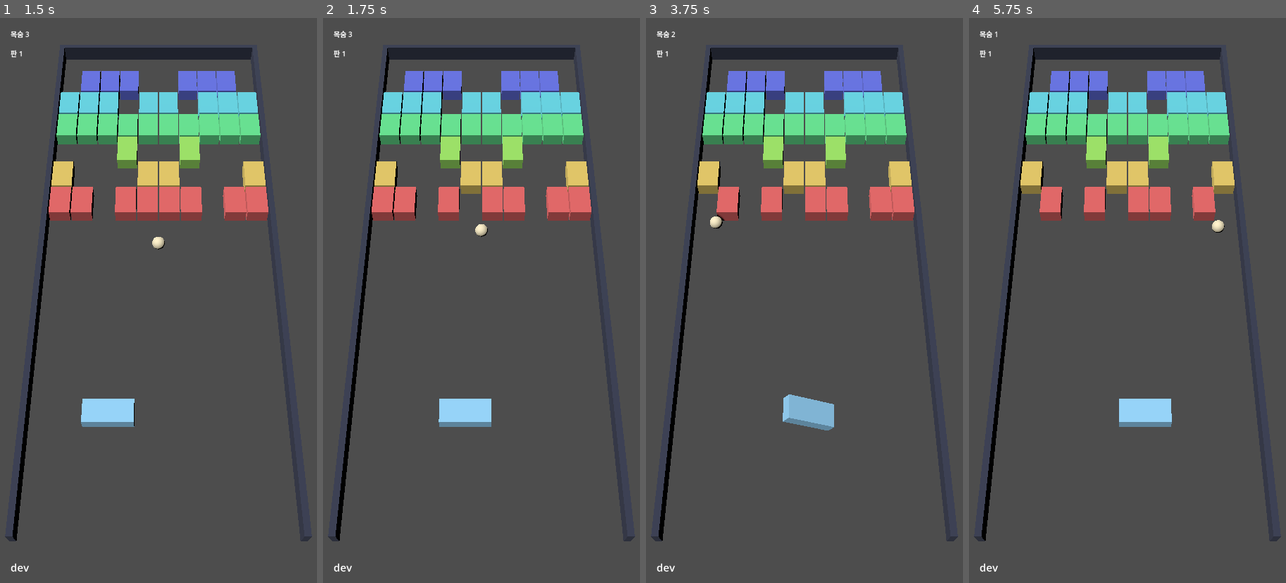
Above: before the commit, frames 1-4 (left to right).
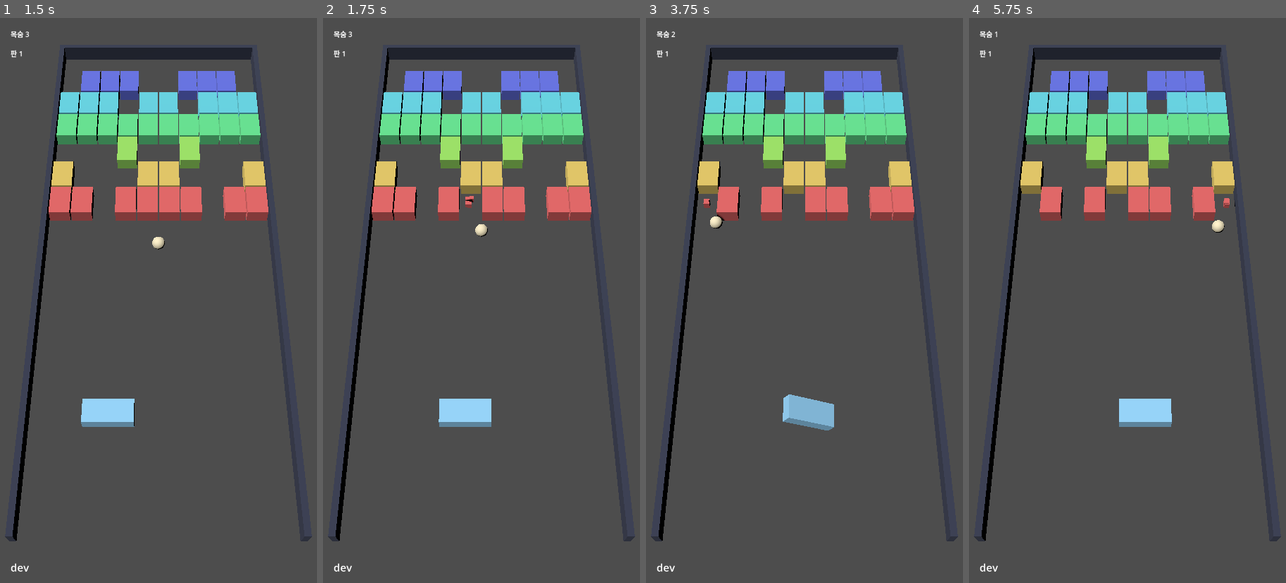
Above: after the commit, the same moments.

Repository: kjw5541a-hash/3DBlockBreaker
Game: Godot game, scene res://scenes/game.tscn
Two runs of this game, one before a commit and one after it. Both use one fixed random seed, a clock stepped at 60 frames per second and the inputs below.
Inputs (mouse positions are in pixels of both pictures, inside the frame that each line leads up to):
- Up to frame 1 (1.5 s): tap Enter at 0.5 s; move the mouse to (228, 272) at 0.52 s; click (228, 272) at 0.67 s; tap Space at 1.25 s; drag from (95, 328) to (142, 413) at 1.27 s
- Up to frame 2 (1.75 s): no input
- Up to frame 3 (3.75 s): tap Enter at 2 s; move the mouse to (836, 176) at 2.02 s; click (836, 176) at 2.17 s; drag from (788, 413) to (709, 215) at 2.77 s; move the mouse to (899, 385) at 3.52 s; click (899, 385) at 3.67 s
- Up to frame 4 (5.75 s): drag from (1032, 215) to (1079, 159) at 4.27 s; move the mouse to (1143, 300) at 5.02 s; click (1143, 300) at 5.17 s

Frame 1 is identical in both runs. In frame 2, less than 0.1% of the frame differs, in the area x 44-48%, y 31-34%; in frame 3, less than 0.1%; in frame 4, less than 0.1%.

Commit message:
feat: 블럭이 깨지면 조각이 흩날리는 연출 추가
패들 파괴 연출과 같은 방식이다. 깨진 블럭의 위치·두께·색을 그대로
물려받은 작은 조각 4개가 흩어지며 사라진다. 실제 블럭 메시는
refresh_bricks() 가 그대로 지운다 — 이건 순전한 장식이다.

Diff:
--- a/scripts/board_view.gd
+++ b/scripts/board_view.gd
@@ -143,6 +143,37 @@
 	m.material_override = mat
 	return m
 
+# 블럭이 깨진 자리를 눈에 보이게 한다. refresh_bricks() 가 이미 실제
+# 블럭 메시를 지운 뒤이므로, 이건 그 자리에 흩뿌리는 순전한 장식이다.
+# 벽돌 종류의 색과 두께를 그대로 물려받아 무엇이 깨졌는지 알아보게 한다.
+func play_brick_break(col: int, row: int, kind: int) -> void:
+	var tree := Engine.get_main_loop() as SceneTree
+	var rect := BrickGrid.cell_rect(col, row)
+	var h := brick_height(kind)
+	var origin := board_to_local(rect.position + rect.size * 0.5, h * 0.5)
+	var color := brick_color(kind, row)
+	for i in 4:
+		var frag := _make_brick_fragment(color, h)
+		frag.position = origin
+		add_child(frag)
+		var dir := Vector3(randf_range(-1.0, 1.0), randf_range(0.3, 1.0),
+			randf_range(-1.0, 1.0)).normalized()
+		var frag_tween := tree.create_tween()
+		frag_tween.set_parallel(true)
+		frag_tween.tween_property(frag, "position", origin + dir * 0.6, _BREAK_DURATION)
+		frag_tween.tween_property(frag, "scale", Vector3.ZERO, _BREAK_DURATION)
+		frag_tween.chain().tween_callback(frag.queue_free)
+
+func _make_brick_fragment(color: Color, brick_h: float) -> MeshInstance3D:
+	var mesh := BoxMesh.new()
+	mesh.size = Vector3(0.16, brick_h * 0.5, 0.16)
+	var m := MeshInstance3D.new()
+	m.mesh = mesh
+	var mat := StandardMaterial3D.new()
+	mat.albedo_color = color
+	m.material_override = mat
+	return m
+
 func sync(field: PlayField) -> void:
 	refresh_bricks(field.grid)
 	_ball.position = board_to_local(field.ball_pos, Tuning.BALL_RADIUS)
--- a/scripts/game.gd
+++ b/scripts/game.gd
@@ -33,6 +33,9 @@
 # 테스트에서도 부를 수 있게 프레임 루프와 분리한다.
 func step_once(delta: float) -> void:
 	var r := field.step(_target, delta)
+	for b in (r["broken"] as Array):
+		var bd := b as Dictionary
+		board.play_brick_break(int(bd["col"]), int(bd["row"]), int(bd["kind"]))
 	board.sync(field)
 	# step() 은 구조적으로 lost 와 cleared 를 한 dict 에 함께 담을 수 있다 — 서브스텝
 	# 루프가 out["lost"] 를 세우고 빠져나와도 remaining() 검사는 그대로 돌기 때문이다.
--- a/tests/test_board_view.gd
+++ b/tests/test_board_view.gd
@@ -10,6 +10,7 @@
 	_test_build_and_remove_bricks()
 	_test_walls_mark_the_boundary()
 	_test_paddle_break_hides_then_restores_the_paddle()
+	_test_brick_break_spawns_fragments()
 	print("test_board_view: OK")
 	quit()
 
@@ -125,3 +126,17 @@
 	respawn_tween.custom_step(BoardView._BREAK_DURATION + 0.01)
 	assert(view._paddle.visible, "연출이 끝났는데 패들이 안 돌아왔다")
 	view.free()
+
+# 블럭이 깨진 자리를 눈에 보이게 하려는 연출이다. 실제 블럭 메시는 이미
+# refresh_bricks() 로 지워졌을 자리이므로, 여기서는 조각이 실제로
+# 생기는지만 본다.
+func _test_brick_break_spawns_fragments() -> void:
+	var view := BoardView.new()
+	root.add_child(view)
+	var g := BrickGrid.new()
+	g.fill_all(0)
+	view.build(g)
+	var before := view.get_child_count()
+	view.play_brick_break(2, 1, 3)
+	assert(view.get_child_count() > before, "블럭이 깨졌는데 조각이 안 생겼다")
+	view.free()
